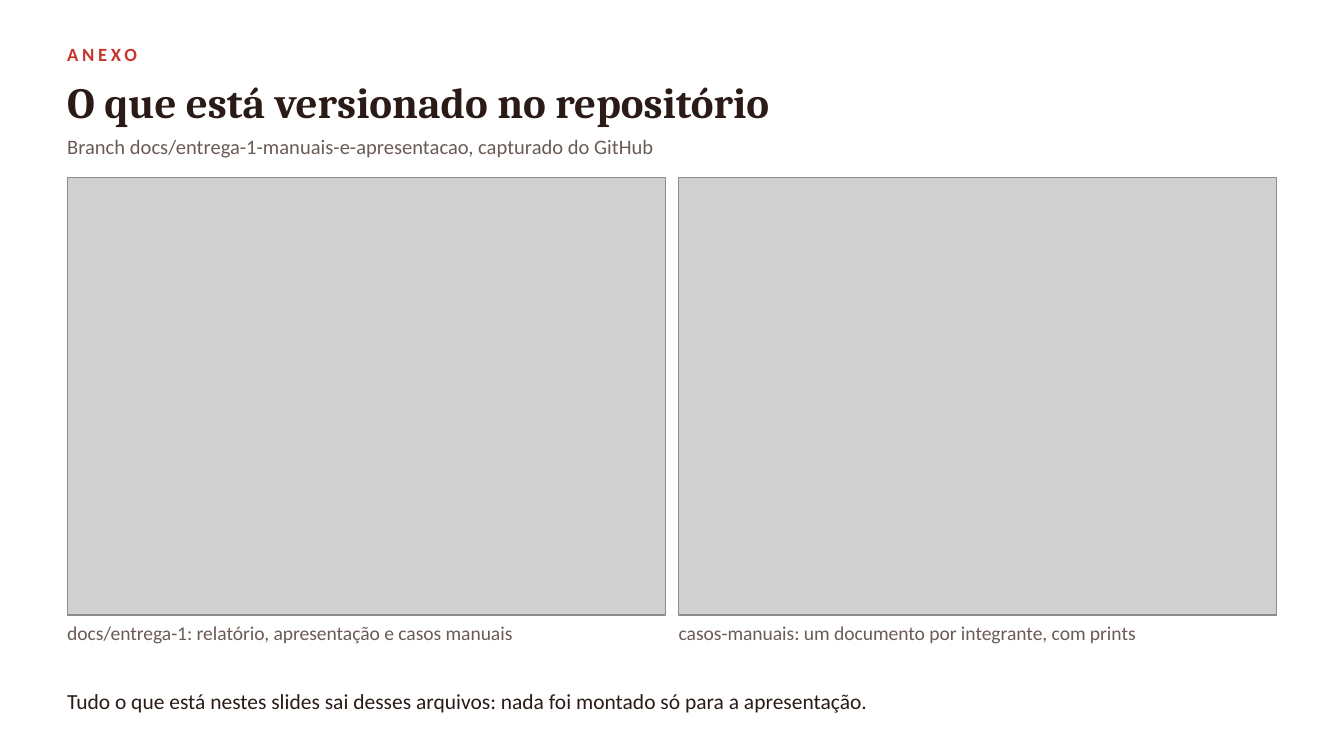
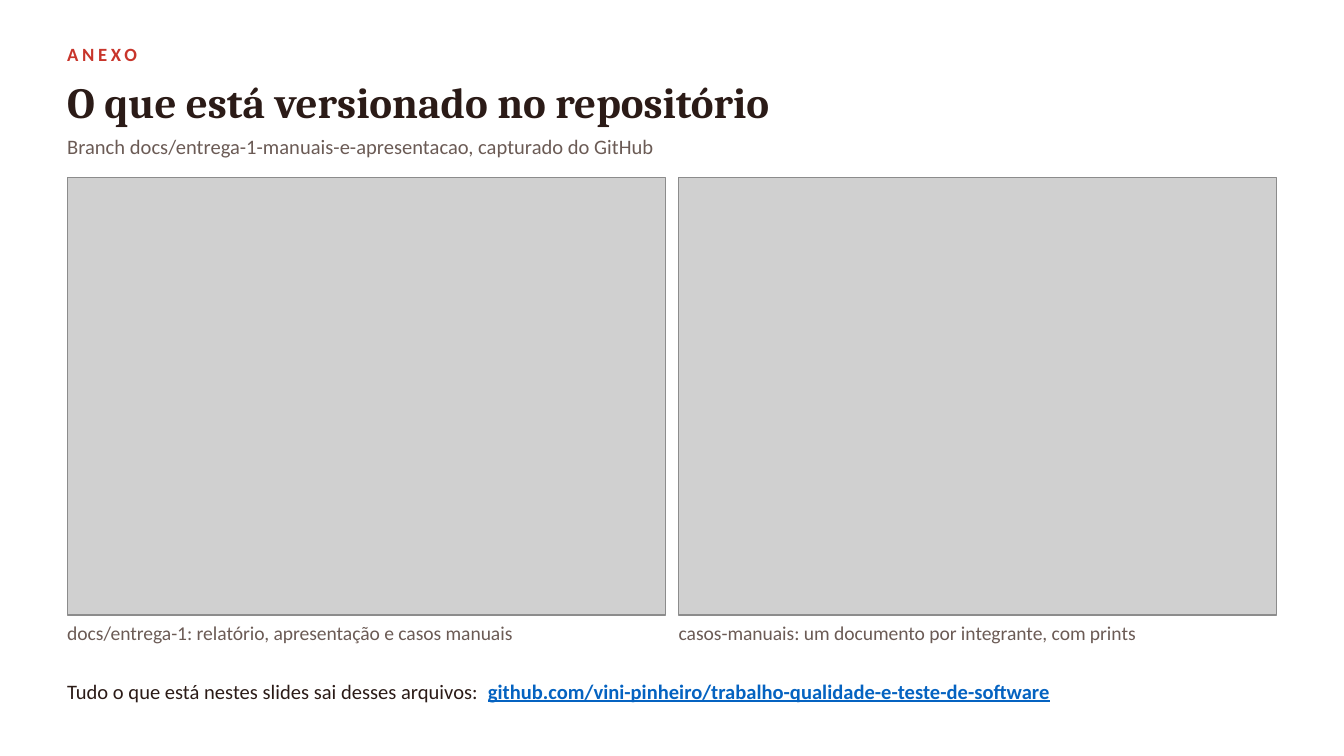
Before and after one commit to vini-pinheiro/trabalho-qualidade-e-teste-de-software, a slide deck: slide 13 of docs/entrega-1/apresentacao/apresentacao-entrega-1.pptx. Drawn at 1344x756 pixels with LibreOffice and Linux fonts; fonts in the diff are those of the drawing; grey boxes stand for pictures. Boxes give left, top, right and bottom in pixels: in the first picture for what was removed or moved away, otherwise in the second. Text is boxed around its words. In the diff, an @@ line names an element or a change of style, - is before the commit and + after.

Commit message:
docs: anexos com um slide por integrante e links clicáveis
- link do repositório visível na abertura, no encerramento e nos anexos
- toda referência #NN vira link para a issue correspondente (56 links no deck)
- um anexo por integrante: cabeçalho do documento do caso e tela do sistema
- telas extraídas dos prints anexados aos próprios casos de teste

```diff
--- a/docs/entrega-1/apresentacao/apresentacao-entrega-1.pptx
+++ b/docs/entrega-1/apresentacao/apresentacao-entrega-1.pptx
@@ text at (67,684,1049,703): text changed; size 11.5 to 11 pt; text colour #2B1B17 to #0563C1; bold on @@
-Tudo o que está nestes slides sai desses arquivos: nada foi montado só para a apresentação.
+Tudo o que está nestes slides sai desses arquivos: github.com/vini-pinheiro/trabalho-qualidade-e-teste-de-software
```
Also in this commit, not shown: 13 other slides changed, 5 slides added, 2 slides removed, 11 other files.
